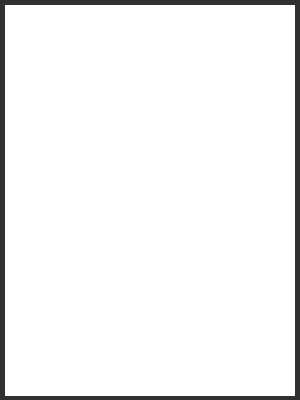
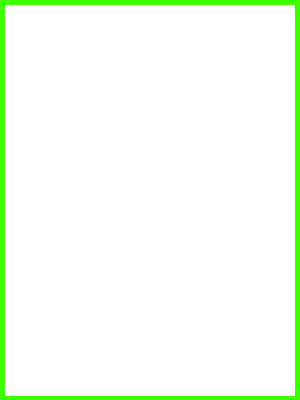
Revision of a layered 300 x 400 image; what changed, layer by layer:
hid "curse" over box(0, 0, 300, 400)
showed "common.png", painted on it over box(0, 0, 300, 400)
